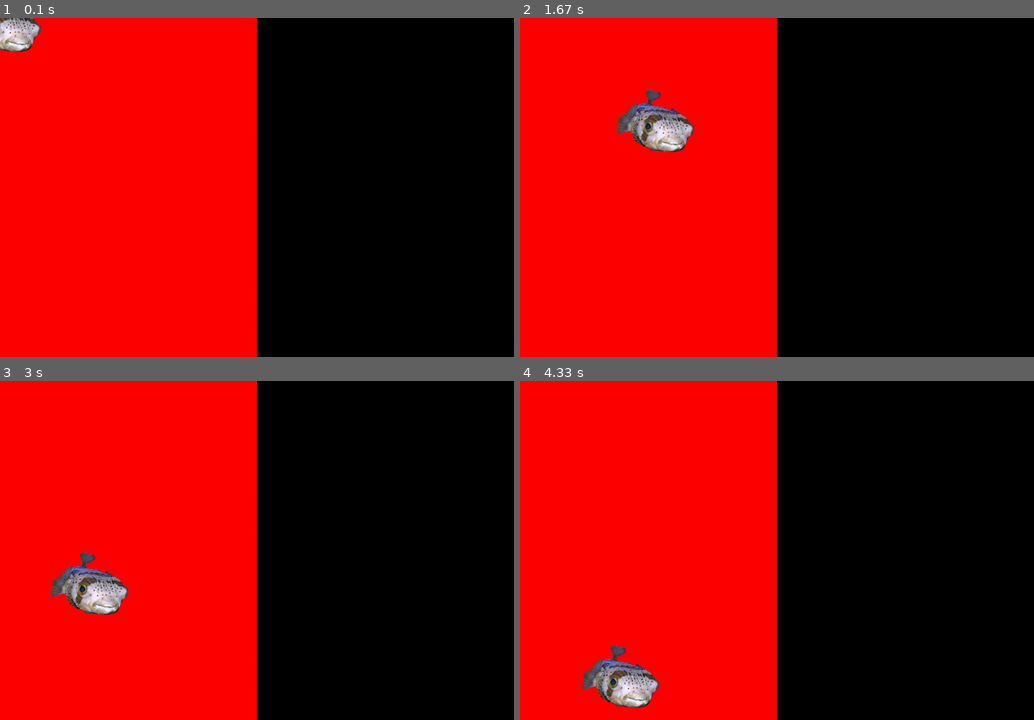
Above: before the commit, frames 1-4 (two rows, left to right).
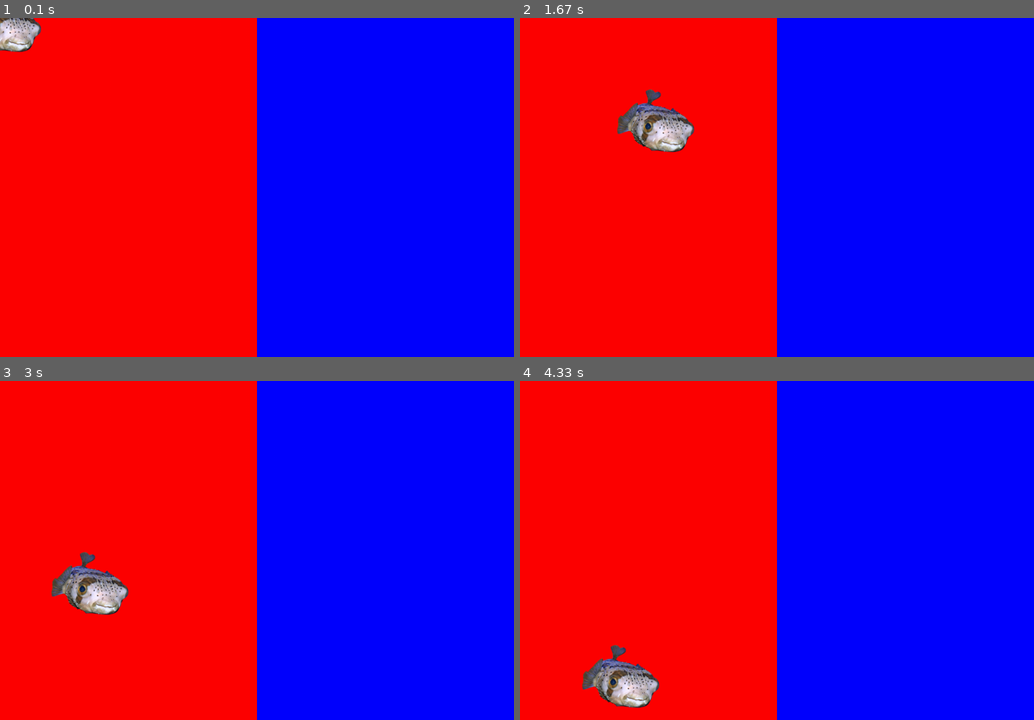
Above: after the commit, the same moments.

Repository: latuszek-piotr/gimnazjum-pygame
Game: pygame game, started from luk.py
Two runs of this game, one before a commit and one after it. Both use one fixed random seed, a clock stepped at 60 frames per second and the inputs below. The source is Python 2; it was converted automatically to run under Python 3.
Inputs (mouse positions are in pixels of both pictures, inside the frame that each line leads up to):
- Up to frame 1 (0.1 s): no input
- Up to frame 2 (1.67 s): click (777, 187) at 0.38 s; click (828, 262) at 0.72 s; click (967, 306) at 1.05 s; click (653, 119) at 1.38 s
- Up to frame 3 (3 s): click (257, 591) at 1.72 s; click (185, 479) at 2.05 s; click (436, 638) at 2.38 s; click (87, 584) at 2.72 s
- Up to frame 4 (4.33 s): click (627, 482) at 3.05 s; click (653, 611) at 3.38 s; click (962, 628) at 3.72 s; click (622, 675) at 4.05 s

The runs differ from the first frame. In frame 1, 50% of the frame differs, in the area x 50-100%, y 0-100%; in frame 2, 50%; in frame 3, 50%; in frame 4, 50%.

Commit message:
zmiana koloru na niebieski

Diff:
--- a/luk.py
+++ b/luk.py
@@ -25,7 +25,7 @@
             print "harakiri"
             sys.exit(0)
 
-black = (0,0,0)
+blue = (0,0,255)
 red = (255,0,0)
 nazwa_pliku = 'grafika/fugu.png'
 grafika_ryby = pygame.image.load(nazwa_pliku).convert_alpha()
@@ -39,7 +39,7 @@
 sound.play()
 while True:
     input(pygame.event.get())
-    screen.fill((black))
+    screen.fill((blue))
     x, y = pygame.mouse.get_pos()
     pygame.draw.rect(screen,red , (0,0,500,660))
     screen.blit(grafika_ryby, (x-szerokosc_ryby/2, y-wysokosc_ryby/2))
